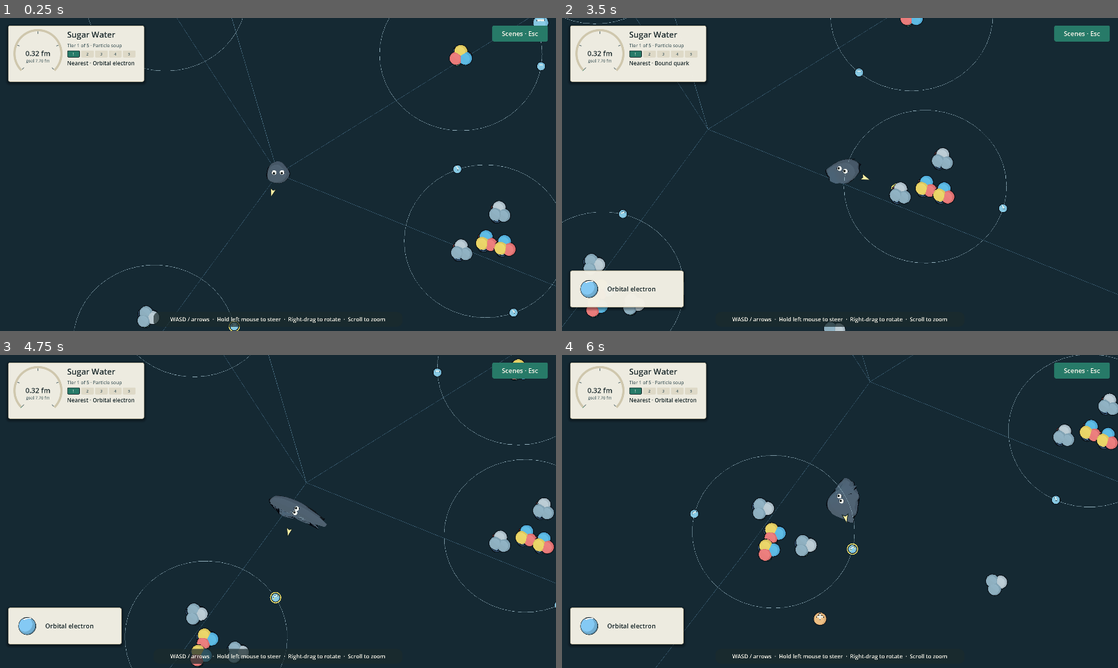
Above: before the commit, frames 1-4 (two rows, left to right).
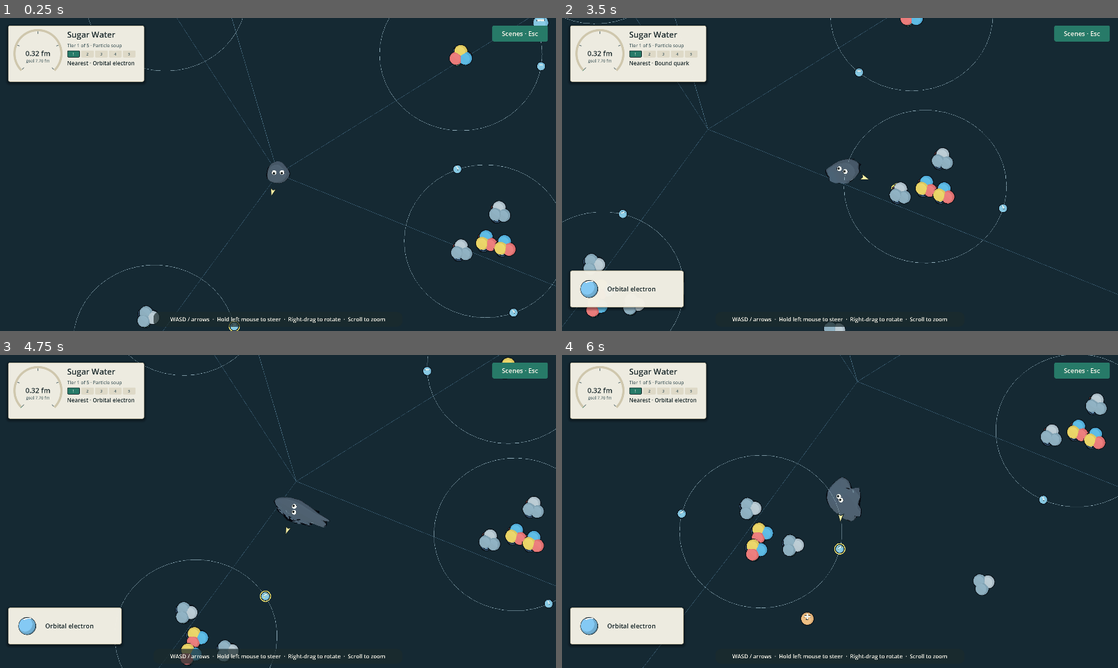
Above: after the commit, the same moments.

Repository: armantark/gray-goo
Game: Godot game, scene res://main.tscn
Two runs of this game, one before a commit and one after it. Both use one fixed random seed, a clock stepped at 60 frames per second and the inputs below.
Inputs (mouse positions are in pixels of both pictures, inside the frame that each line leads up to):
- Up to frame 1 (0.25 s): no input
- Up to frame 2 (3.5 s): move the mouse to (962, 158) at 0.52 s; hold D (move_right) 0.53-1.25 s; click (962, 158) at 0.67 s; drag from (728, 190) to (812, 237) at 1.27 s; move the mouse to (895, 105) at 2.02 s; hold D (move_right) 2.03-2.75 s; drag from (812, 237) to (673, 127) at 2.77 s
- Up to frame 3 (4.75 s): move the mouse to (444, 558) at 3.52 s; hold A (move_left) 3.53-4.25 s; drag from (111, 464) to (194, 433) at 4.27 s
- Up to frame 4 (6 s): move the mouse to (867, 511) at 5.02 s; hold S (move_down) 5.03-5.75 s; click (867, 511) at 5.17 s; drag from (756, 433) to (728, 527) at 5.77 s

The runs differ from the first frame. In frame 1, less than 0.1% of the frame differs, in the area x 48-50%, y 54-57%; in frame 2, 0.1%; in frame 3, 3.6%; in frame 4, 4.2%, in the area x 14-100%, y 0-100%.

Commit message:
Keep Sugar Water moving for seven minutes now that the goo is twice as fast
The faster shell finished Sugar Water in 317 s, under the six-minute floor, and a smaller growth reward alone left the placed food short, so the goo chased drifting spawns between meals.

Growth scale 0.165 and 44 more hand-placed particles, nuclei, atoms, small molecules, and sugar halves, set where the route ran dry: placed food now supplies 73 to 82% of each view's growth.

Diff:
--- a/src/levels/sugar_water.gd
+++ b/src/levels/sugar_water.gd
@@ -88,6 +88,17 @@
 	["fructose", Vector2(37.8, 9.9), 85, 2.7],
 	["glucose", Vector2(64.3, -41.2), 320, 2.56],
 	["fructose", Vector2(72.4, -34.6), 145, 2.7],
+	["glucose", Vector2(-2.5, -26.9), 40, 2.56],
+	["fructose", Vector2(3.8, 34.8), 225, 2.7],
+	["glucose", Vector2(44.3, -51.9), 285, 2.56],
+	["fructose", Vector2(80.6, -14.2), 110, 2.7],
+	["glucose", Vector2(-31.5, -58.8), 135, 2.56],
+	["fructose", Vector2(78.1, 18.2), 265, 2.7],
+	["glucose", Vector2(12.6, -40.1), 350, 2.56],
+	["fructose", Vector2(-38.2, -41.7), 70, 2.7],
+	["glucose", Vector2(42.1, 18.6), 190, 2.56],
+	["fructose", Vector2(14.9, 58.4), 300, 2.7],
+	["glucose", Vector2(66.8, 47.9), 25, 2.56],
 	# What the gamma ray split out of the water on its way in from the north-west rim, in spurs along
 	# its path: peroxide and oxygen where it struck hardest, near the rim, hydroxyl and water around
 	# them, and a few molecules that wandered off the path.
@@ -109,6 +120,11 @@
 	["o2", Vector2(-35.6, -24.0), 5, 2.1],
 	["water", Vector2(-26.3, -41.2), 75, 2.04],
 	["h2", Vector2(-30.4, -5.1), 110, 1.35],
+	["hydroxyl", Vector2(-38.7, -13.8), 250, 1.8],
+	["water", Vector2(-20.2, -30.6), 165, 2.04],
+	["o2", Vector2(-9.8, -37.5), 320, 2.1],
+	["hydroxyl", Vector2(-73.8, -29.4), 20, 1.8],
+	["h2", Vector2(-43.8, -31.9), 205, 1.35],
 	# Atoms condensed in plumes past the ends of the three long tracks, lightest nearest: the north
 	# plume fans out toward the middle of the drop, the south one along the rim, the west one short.
 	["lithium", Vector2(-11.8, 3.1), 0, 1.1],
@@ -128,12 +144,22 @@
 	["beryllium", Vector2(-75.6, -8.3), 0, 1.2],
 	["boron", Vector2(-78.2, -15.5), 0, 1.3],
 	["oxygen", Vector2(-81.1, -21.9), 0, 1.45],
+	["lithium", Vector2(-39.6, 1.1), 0, 1.1],
+	["lithium", Vector2(-43.6, 2.4), 0, 1.1],
+	["beryllium", Vector2(-19.8, -4.2), 0, 1.2],
+	["beryllium", Vector2(-66.1, -12.0), 0, 1.2],
+	["helium", Vector2(-3.0, -13.9), 0, 0.85],
 	# Hydrogen atoms loose between the track ends, where a nucleus caught a stray electron.
 	["hydrogen", Vector2(-33.6, 8.9), 0, 0.8],
 	["hydrogen", Vector2(-9.4, 36.8), 0, 0.8],
 	["hydrogen", Vector2(-70.1, 19.6), 0, 0.8],
 	["hydrogen", Vector2(-45.9, 52.7), 0, 0.8],
 	["hydrogen", Vector2(-5.8, 19.2), 0, 0.8],
+	["boron", Vector2(-63.5, -6.8), 0, 1.3],
+	["lithium", Vector2(-48.9, -2.3), 0, 1.1],
+	["carbon", Vector2(-27.1, -15.8), 0, 1.4],
+	["hydrogen", Vector2(-4.4, 28.3), 0, 0.8],
+	["hydrogen", Vector2(-76.3, 26.4), 0, 0.8],
 	# Bound nuclei settled at the ends of the tracks, heaped at the three long ones, a few that
 	# rolled on past them, and the lightest, which settled early between the tracks.
 	["nucleus", Vector2(-29.2, 28.6), 60, 0.47],
@@ -169,6 +195,13 @@
 	["nucleus", Vector2(-60.9, 1.9), 95, 0.5],
 	["nucleus", Vector2(-39.9, 45.8), 30, 0.36],
 	["nucleus", Vector2(-61.4, 22.9), 285, 0.42],
+	["nucleus", Vector2(-65.1, 17.2), 145, 0.55],
+	["nucleus", Vector2(-70.6, 11.0), 260, 0.66],
+	["nucleus", Vector2(-47.3, 7.9), 35, 0.6],
+	["nucleus", Vector2(-42.8, -11.5), 120, 0.45],
+	["nucleus", Vector2(-38.2, -20.5), 280, 0.5],
+	["nucleus", Vector2(-6.2, 9.4), 215, 0.48],
+	["nucleus", Vector2(-16.8, -2.1), 55, 0.46],
 	# Newly formed atoms at the vertex, where the goo starts among them.
 	["new_hydrogen", Vector2(-41.1, 28.0), 0, 1.3],
 	["new_helium", Vector2(-40.7, 31.2), 120, 1.3],
@@ -205,6 +238,12 @@
 	["proton", Vector2(-26.8, 30.7), 210, 0.18],
 	["proton", Vector2(-57.4, 24.7), 330, 0.18],
 	["neutron", Vector2(-28.1, 24.8), 70, 0.18],
+	["proton", Vector2(-40.6, 44.3), 145, 0.18],
+	["neutron", Vector2(-41.3, 45.0), 25, 0.18],
+	["proton", Vector2(-57.8, 31.9), 200, 0.18],
+	["neutron", Vector2(-26.2, 22.9), 95, 0.18],
+	["neutron", Vector2(-46.8, 17.6), 315, 0.18],
+	["proton", Vector2(-23.1, 31.4), 60, 0.18],
 	# Pions scattered all round the vertex, farthest out of the shower's particles.
 	["pion", Vector2(-31.9, 32.9), 25, 0.26],
 	["pion", Vector2(-39.0, 18.5), 140, 0.3],
@@ -223,6 +262,11 @@
 	["pion", Vector2(-47.9, 44.2), 20, 0.3],
 	["pion", Vector2(-34.9, 38.2), 235, 0.28],
 	["pion", Vector2(-49.3, 13.8), 140, 0.32],
+	["pion", Vector2(-45.6, 46.8), 170, 0.3],
+	["pion", Vector2(-62.9, 25.1), 305, 0.27],
+	["pion", Vector2(-27.4, 42.1), 55, 0.33],
+	["pion", Vector2(-43.9, 19.7), 220, 0.29],
+	["pion", Vector2(-53.8, 40.6), 125, 0.31],
 	# Photons and charged particles close to the vertex: photons flew straight into the gaps between
 	# the tracks, electrons and positrons curled off beside them.
 	["photon", Vector2(-40.9, 24.9), 320, 0.1],
@@ -282,7 +326,7 @@
 		"jumps": [{"radius": 0.16, "view_size": 5.0}, {"radius": 0.38, "view_size": 12.0},
 			{"radius": 0.85, "view_size": 20.0}, {"radius": 1.5, "view_size": 30.0, "meters_per_unit": 1e-11},
 			{"radius": 2.1, "view_size": 42.0, "meters_per_unit": 1e-10}],
-		"growth_scale": 0.215,
+		"growth_scale": 0.165,
 		"background_color": Color("0b1622"), "ground_color": Color("263644"),
 		"key_color": Color("e4ebe8"), "fill_color": Color("8da4bb"),
 		"ground_texture": "res://assets/models/ground_particle.png",
